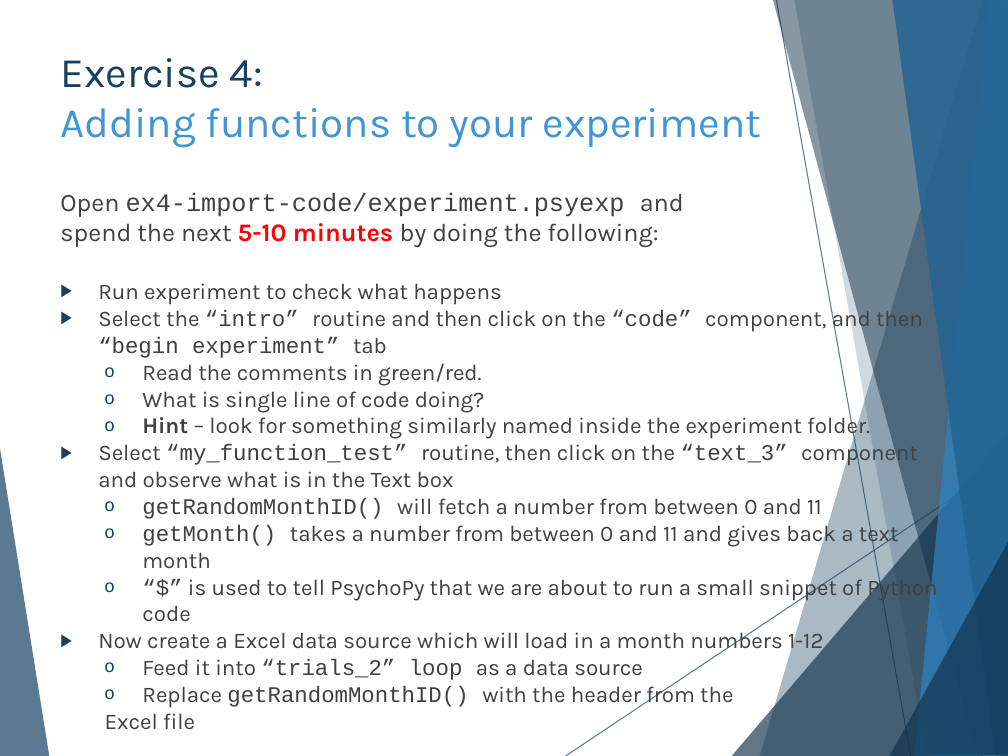
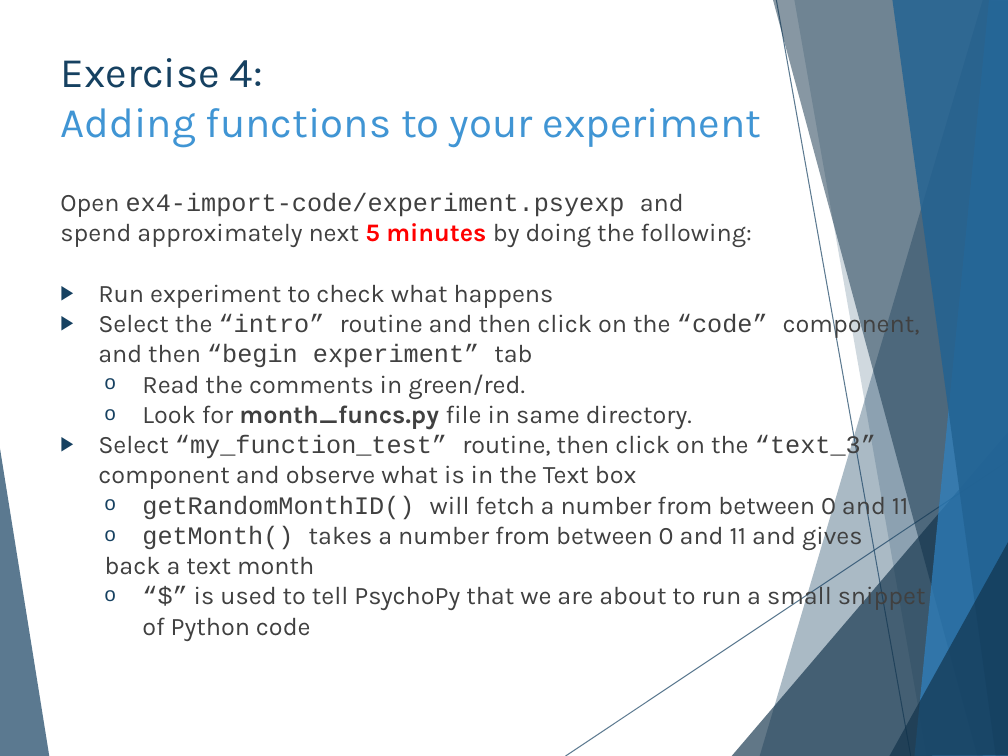
Before and after one commit to hlmpsy/psychopy_training, a slide deck: slide 16 of PsychoPy-Part2/PsychoPy-part2.pptx (slide 20 before the commit). Drawn at 1008x756 pixels with LibreOffice and Linux fonts; fonts in the diff are those of the drawing. Boxes give left, top, right and bottom in pixels: in the first picture for what was removed or moved away, otherwise in the second. Text is boxed around its words. In the diff, an @@ line names an element or a change of style, - is before the commit and + after.

```diff
--- a/PsychoPy-Part2/PsychoPy-part2.pptx
+++ b/PsychoPy-Part2/PsychoPy-part2.pptx
@@ text at bbox=[60, 223, 752, 247]: text changed @@
-spend the next 5-10 minutes by doing the following:
+spend approximately next 5 minutes by doing the following:
@@ text at bbox=[98, 284, 926, 641]: size 16 to 18 pt in "Run experiment to check what happens", "Select the “intro” routine and then click ...", "Read the comments in green/red.", "Select “my_function_test” routine, then click on the ..." and 2 more places @@
@@ text at bbox=[142, 405, 692, 429]: text changed; size 16 to 18 pt @@
-    o What is single line of code doing?
-    o Hint – look for something similarly named inside the experiment folder.
+    o Look for month_funcs.py file in same directory.
@@ text at bbox=[105, 521, 863, 575]: text changed; size 16 to 18 pt @@
-    o getMonth() takes a number from between 0 and 11 and gives back a text month
+    o getMonth() takes a number from between 0 and 11 and gives
+    back a text month
@@ text at bbox=[98, 628, 823, 730]: paragraphs removed @@
-  ▶ Now create a Excel data source which will load in a month numbers 1-12
-    o Feed it into “trials_2” loop as a data source
-    o Replace getRandomMonthID() with the header from the
-    Excel file
```
Also in this commit, not shown: 20 other slides changed, 2 slides added, 2 slides removed, 54 other files.
